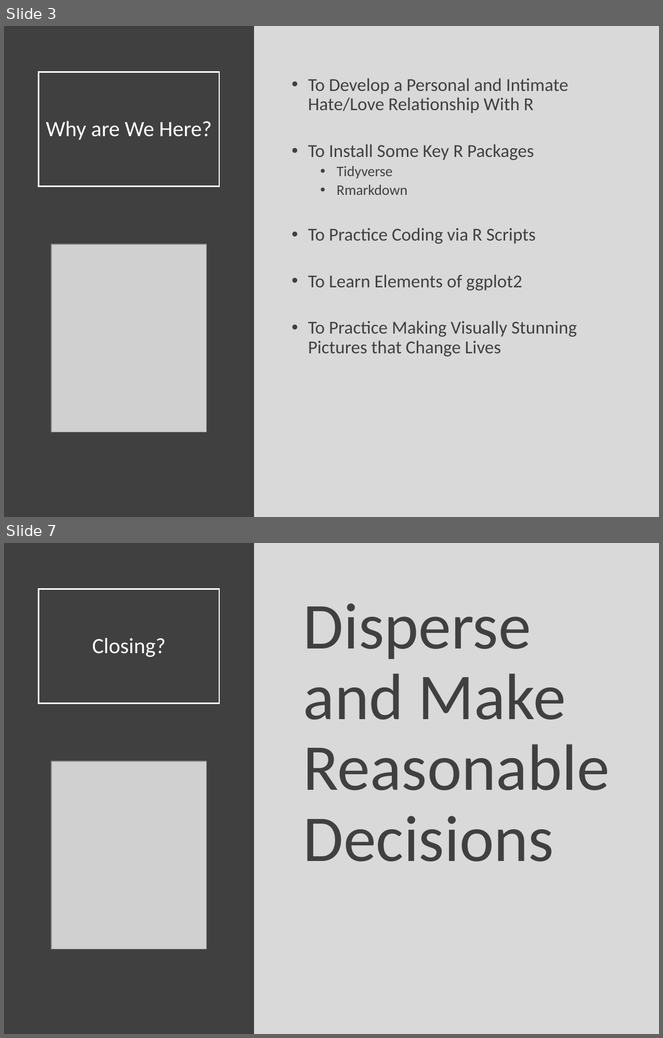
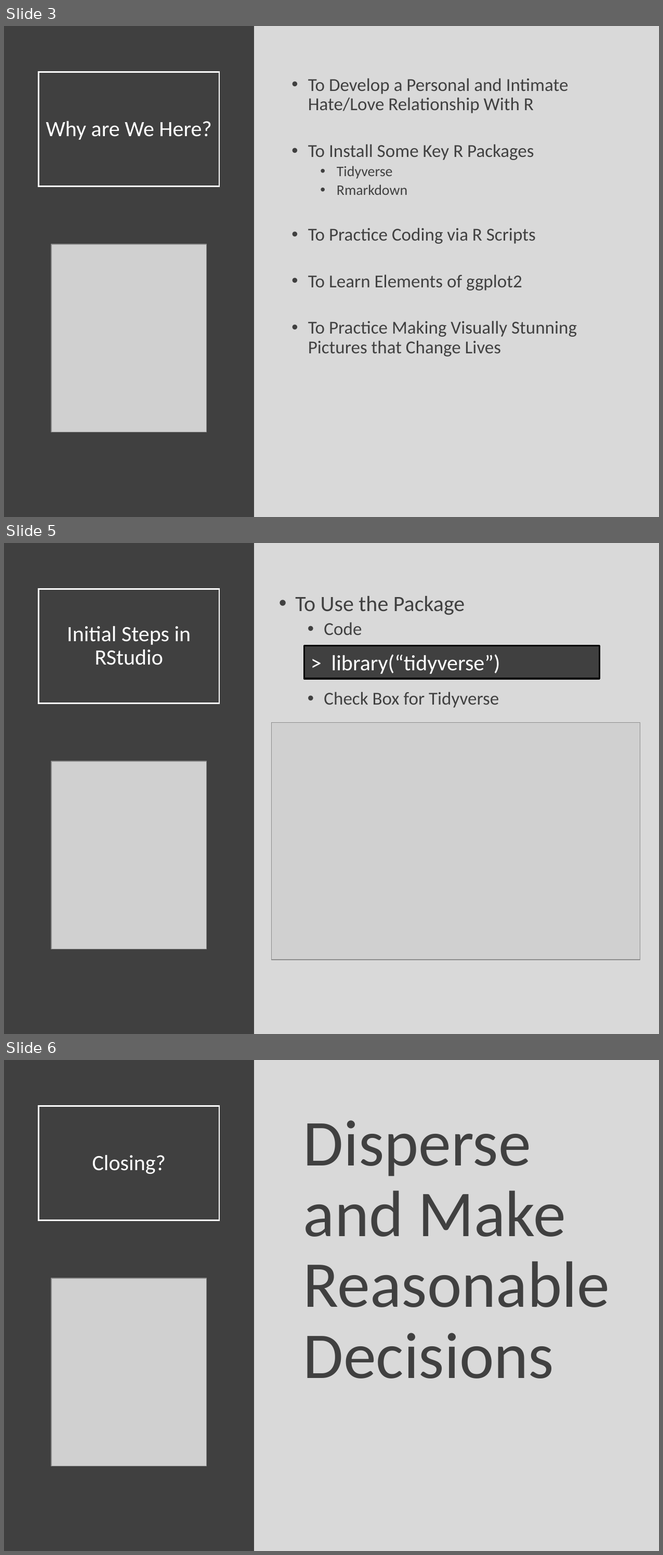
Before and after one commit to Yixf-Self/STOR320_WEBSITE, a slide deck: Lectures/Lecture 2/STOR 320 Lecture 2.pptx. Shown one above the other, each under a label of ours: slides 3 and 7 before the commit, slides 3, 5 and 6 after it; the slides between them are not shown. The pictures are 663x1038 and 663x1555 pixels, drawn with LibreOffice and Linux fonts; fonts in the diff are those of the drawing; grey boxes stand for pictures. Boxes give left, top, right and bottom in pixels: in the first picture for what was removed or moved away, otherwise in the second. Text is boxed around its words. In the diff, an @@ line names an element or a change of style, - is before the commit and + after.

```diff
--- a/Lectures/Lecture 2/STOR 320 Lecture 2.pptx
+++ b/Lectures/Lecture 2/STOR 320 Lecture 2.pptx
@@ slide 5 added at (4, 543, 659, 1034), background #D9D9D9 @@
@@ rectangle added at (4, 543, 254, 1034), fill #404040 @@
@@ title added at (39, 589, 220, 704), outline #FFFFFF 1.5 pt, 24 pt, text #FFFFFF @@
+Initial Steps in RStudio
@@ text added at (295, 596, 499, 708), 20 pt, text #404040 @@
+• To Use the Package
+  • Code
+  • Check Box for Tidyverse
@@ rectangle added at (304, 646, 599, 679), fill #404040, outline #000000 2 pt, 24 pt, text #FFFFFF @@
+> library(“tidyverse”)
@@ picture added at (271, 722, 640, 960) @@
@@ picture added at (51, 761, 206, 949) @@
@@ what was slide 7 is now slide 6 @@
```
Also in this commit, not shown: 1 slide changed, 1 other slide added, 3 slides removed, 9 other files.
